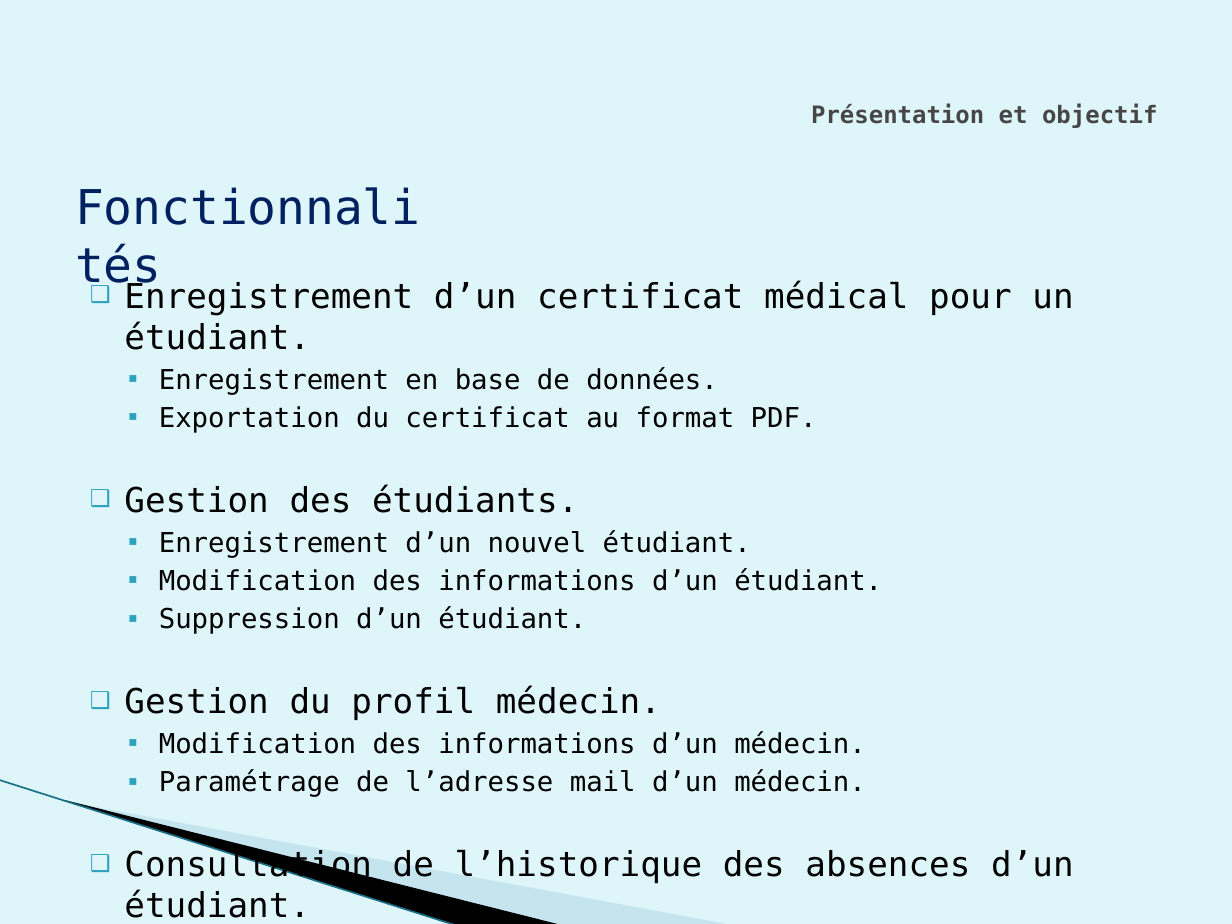
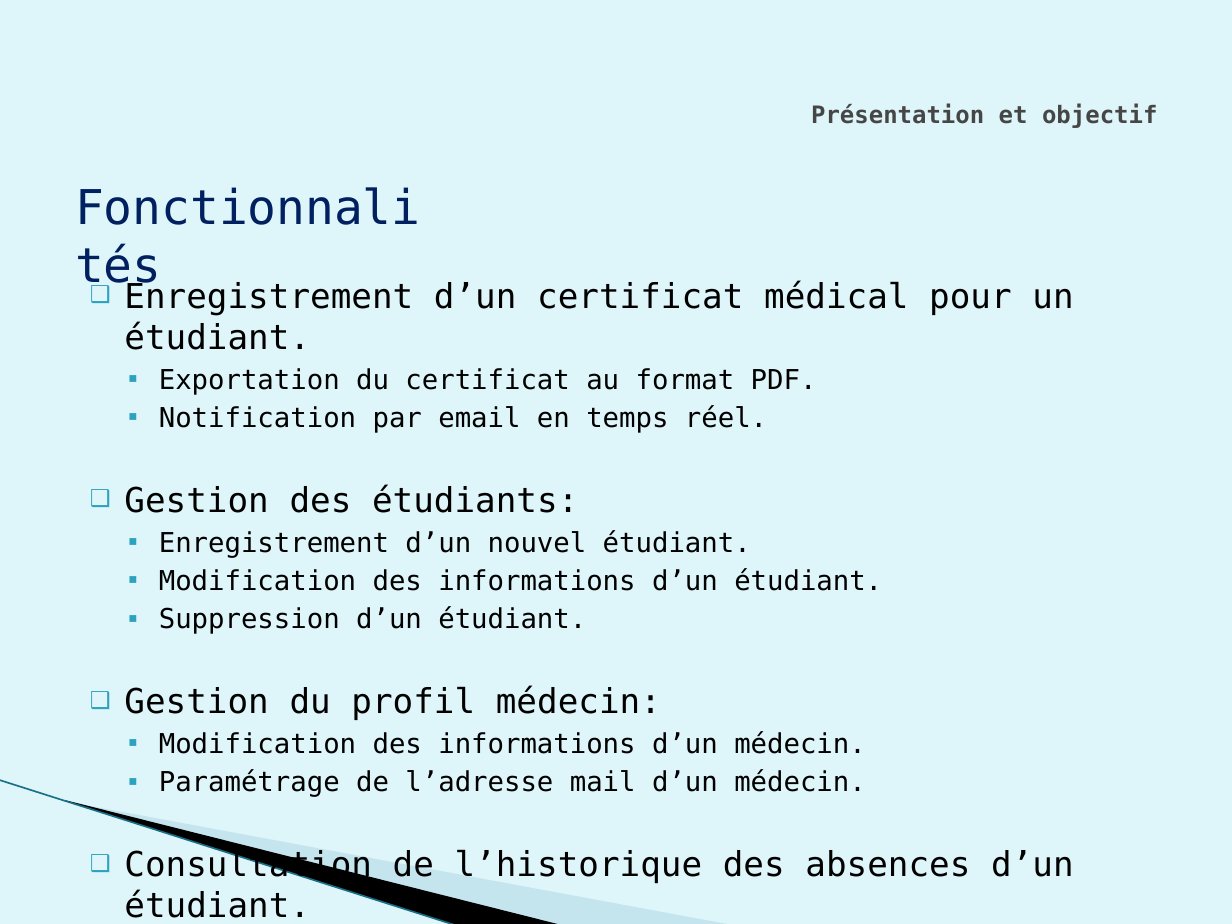
Before and after one commit to weetrax/AbsMedicalWPF, a slide deck: slide 4 of doc/Diapo.pptx. Drawn at 1232x924 pixels with LibreOffice and Linux fonts; fonts in the diff are those of the drawing; background and template pictures are left out. Boxes give left, top, right and bottom in pixels: in the first picture for what was removed or moved away, otherwise in the second. Text is boxed around its words. In the diff, an @@ line names an element or a change of style, - is before the commit and + after.

```diff
--- a/doc/Diapo.pptx
+++ b/doc/Diapo.pptx
@@ text at (159, 367, 718, 395): paragraph removed @@
-  ▪ Enregistrement en base de données.
@@ text at (124, 405, 767, 513): text changed; size 20 to 16 pt @@
-❑ Gestion des étudiants.
+  ▪ Notification par email en temps réel.
+❑ Gestion des étudiants:
@@ text at (124, 686, 661, 720): text changed @@
-❑ Gestion du profil médecin.
+❑ Gestion du profil médecin:
```
Also in this commit, not shown: 3 other slides changed, 12 slides added, 1 other file.
